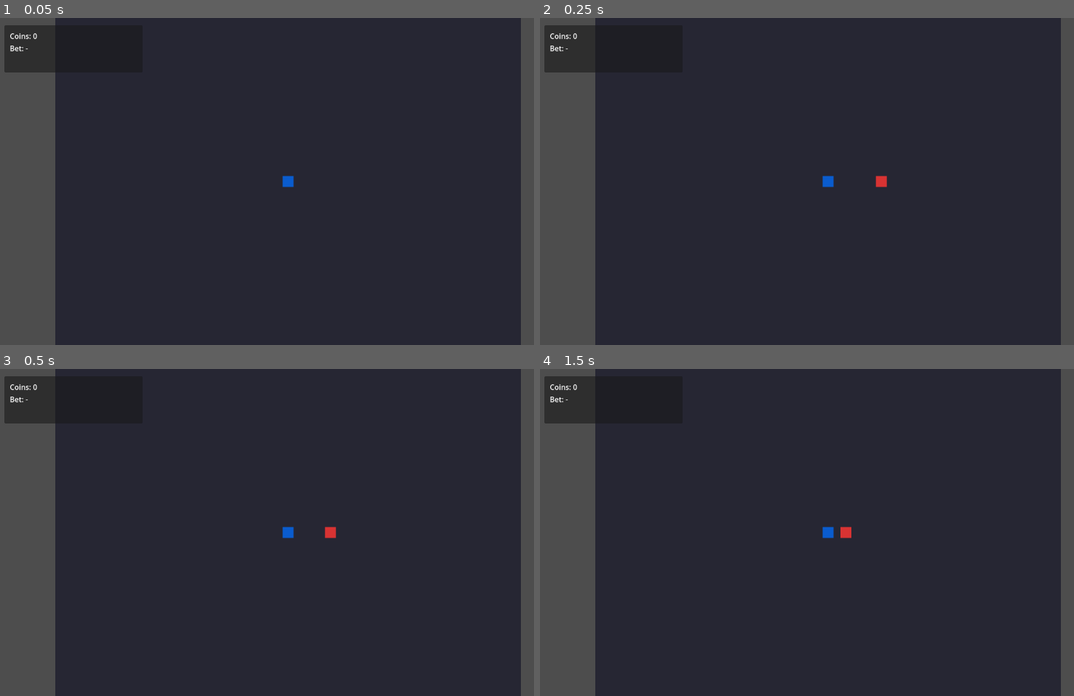
Above: before the commit, frames 1-4 (two rows, left to right).
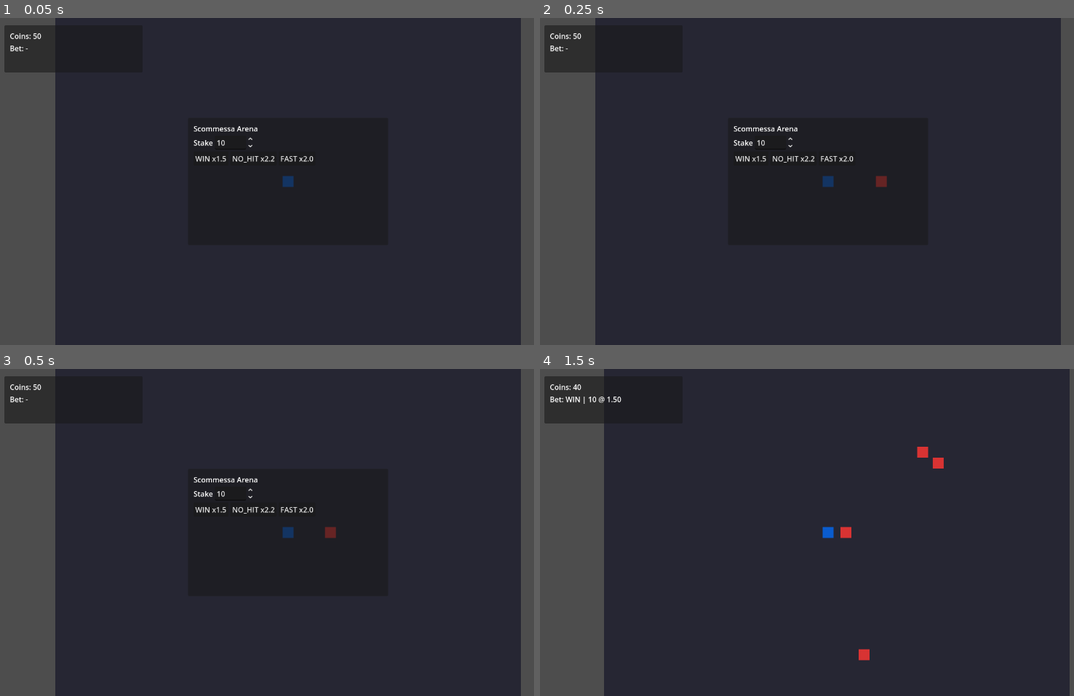
Above: after the commit, the same moments.

Repository: Faratas410/Gallicus-2.0
Game: Godot game, scene res://scenes/Main.tscn
The game is run twice, just before and just after one commit, with the same random seed, the same clock (stepped at 60 frames per second) and the same inputs.
Inputs (mouse positions are in pixels of both pictures, inside the frame that each line leads up to):
- Up to frame 1 (0.05 s): no input
- Up to frame 2 (0.25 s): no input
- Up to frame 3 (0.5 s): no input
- Up to frame 4 (1.5 s): click (753, 509) at 0.5 s, where only the run after the commit has a clickable "WIN x1.5"; tap Enter at 1.25 s

The runs differ from the first frame. In frame 1, 0.4% of the frame differs, in the area x 6-59%, y 4-52%; in frame 2, 0.5%; in frame 3, 0.5%; in frame 4, 3.4%, in the area x 4-100%, y 0-100%.

Commit message:
Defer run manager boot sequence

Diff:
--- a/scripts/systems/run_manager.gd
+++ b/scripts/systems/run_manager.gd
@@ -20,6 +20,12 @@
 func _ready() -> void:
 	print("RunManager ready")
 	add_to_group("run_manager")
+	GameEvents.bet_placed.connect(_on_bet_placed)
+	GameEvents.run_failed.connect(_on_run_failed)
+	call_deferred("_boot")
+
+func _boot() -> void:
+	await get_tree().process_frame
 	_ensure_arena_and_player()
 	_arena = get_node_or_null(arena_path)
 	_bet_manager = get_node_or_null("BetManager")
@@ -27,8 +33,6 @@
 		_arena.connect("wave_started", _on_wave_started)
 		_arena.connect("wave_cleared", _on_wave_cleared)
 		_arena.connect("player_spawned", _on_player_spawned)
-	GameEvents.bet_placed.connect(_on_bet_placed)
-	GameEvents.run_failed.connect(_on_run_failed)
 	print("Starting new run")
 	start_new_run()
 
